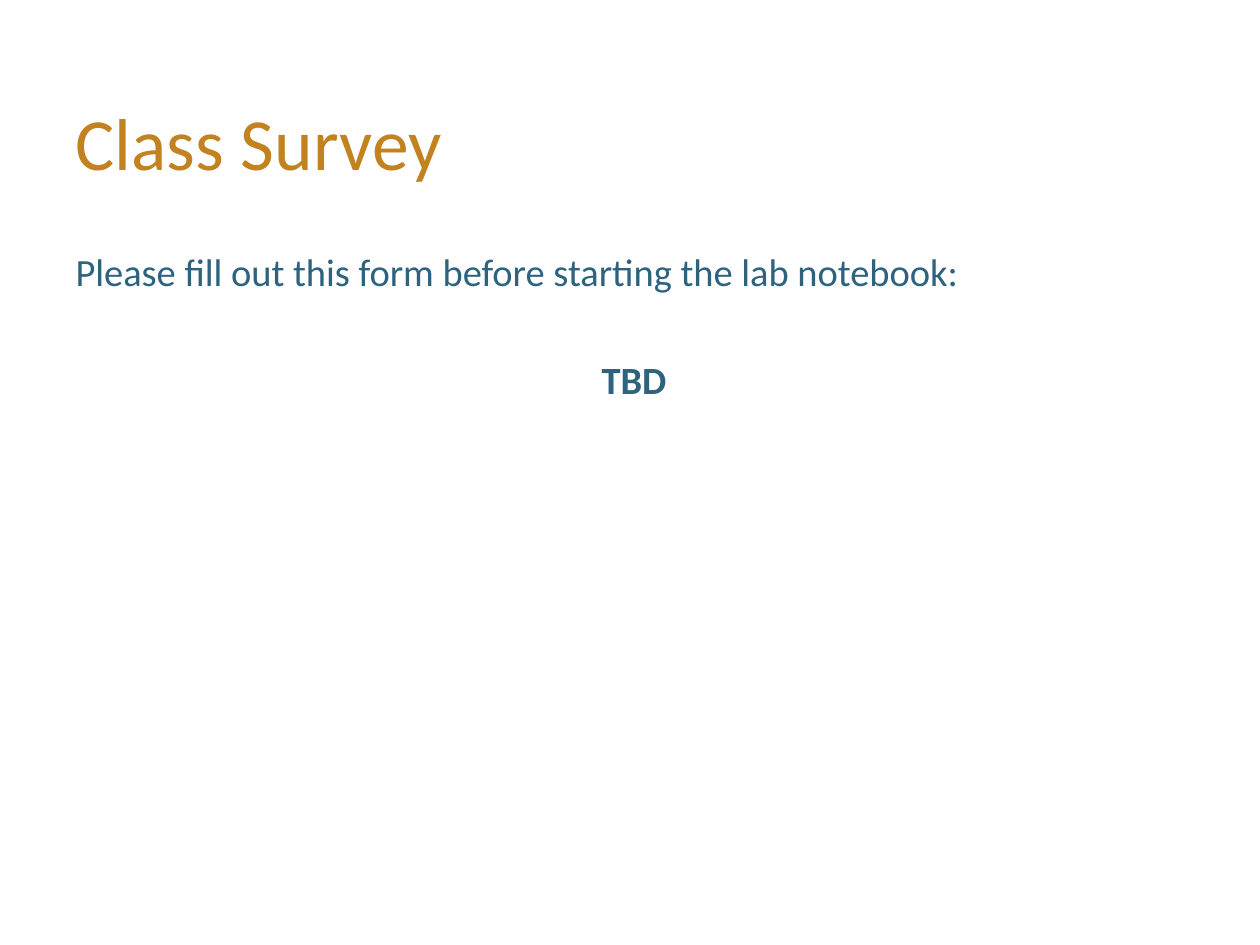
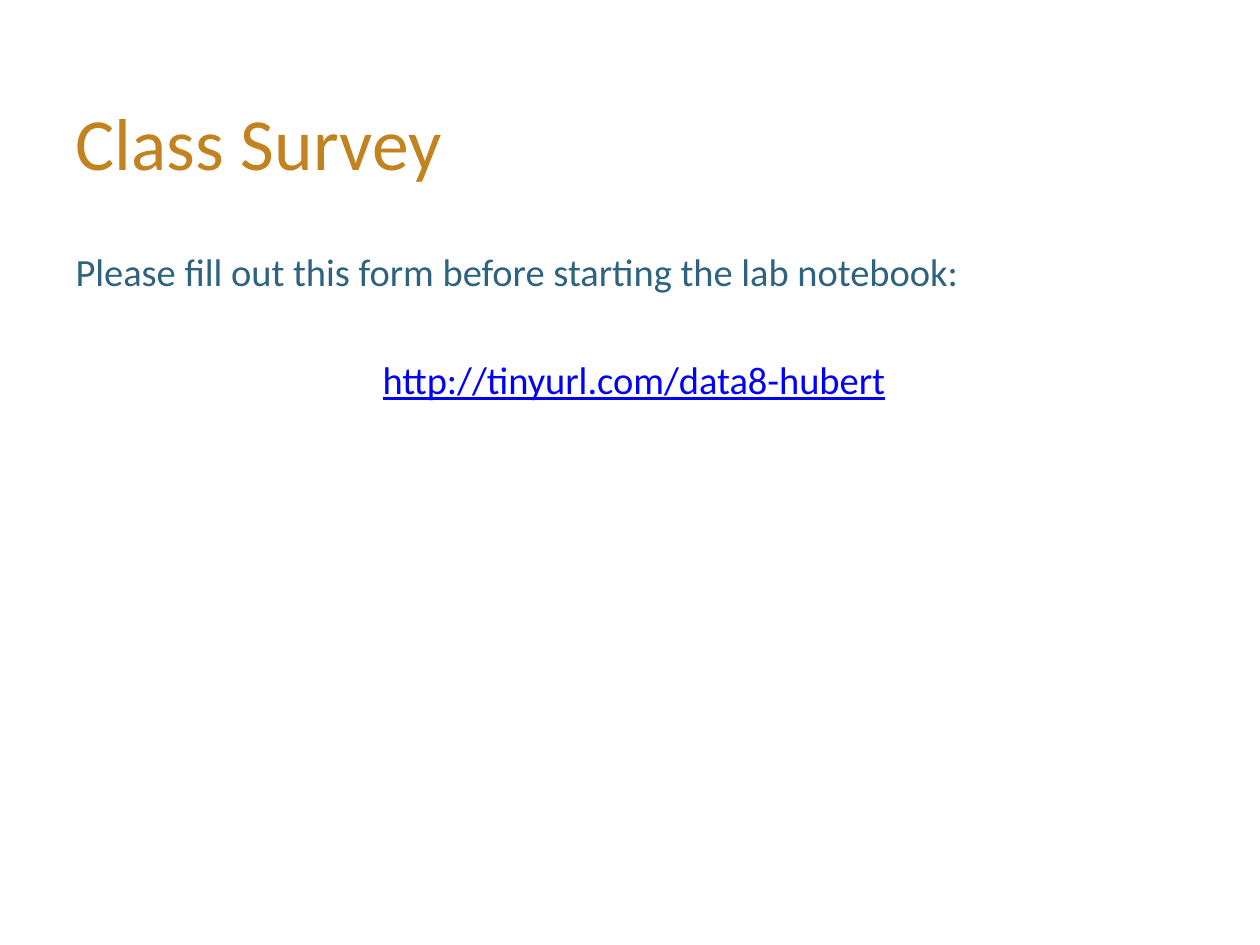
Before and after one commit to hLuo27/teaching, a slide deck: slide 9 of data8/slides/lab1.pptx (slide 8 before the commit). Drawn at 1260x945 pixels with LibreOffice and Linux fonts; fonts in the diff are those of the drawing; background and template pictures are left out. Boxes give left, top, right and bottom in pixels: in the first picture for what was removed or moved away, otherwise in the second. Text is boxed around its words. In the diff, an @@ line names an element or a change of style, - is before the commit and + after.

```diff
--- a/data8/slides/lab1.pptx
+++ b/data8/slides/lab1.pptx
@@ text at [383,367,885,401]: text changed; text colour #2D637F to #0000FF; bold off @@
-TBD
+http://tinyurl.com/data8-hubert
```
Also in this commit, not shown: 7 other slides changed, 2 slides added, 1 slide removed, 1 other file.
